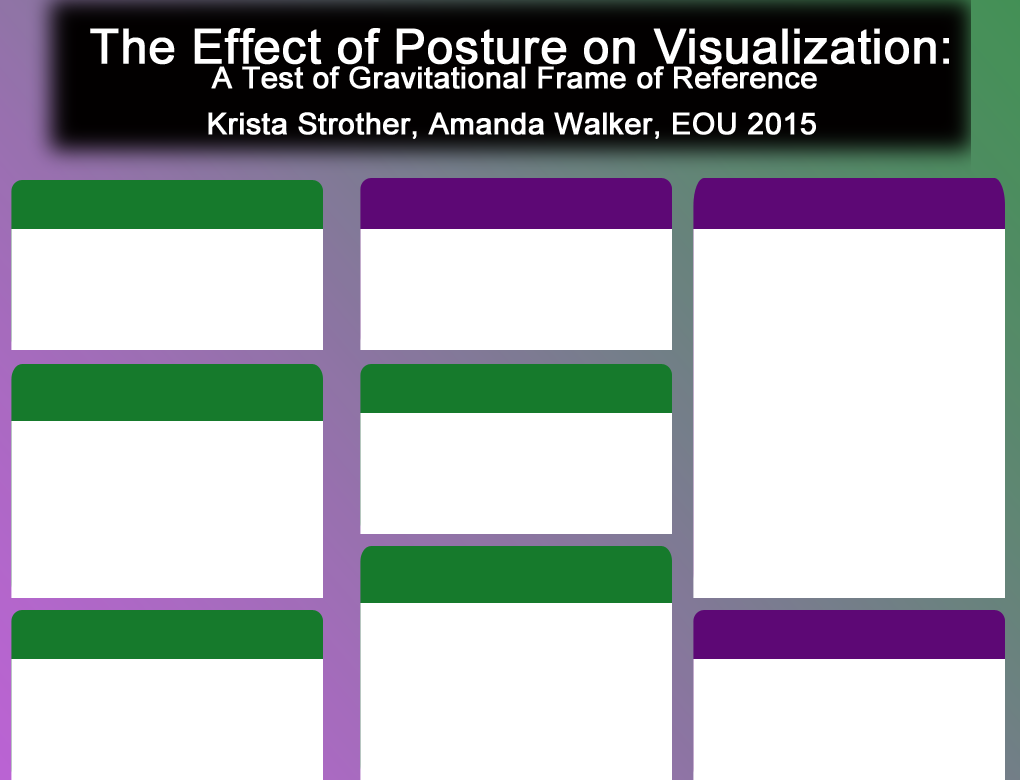
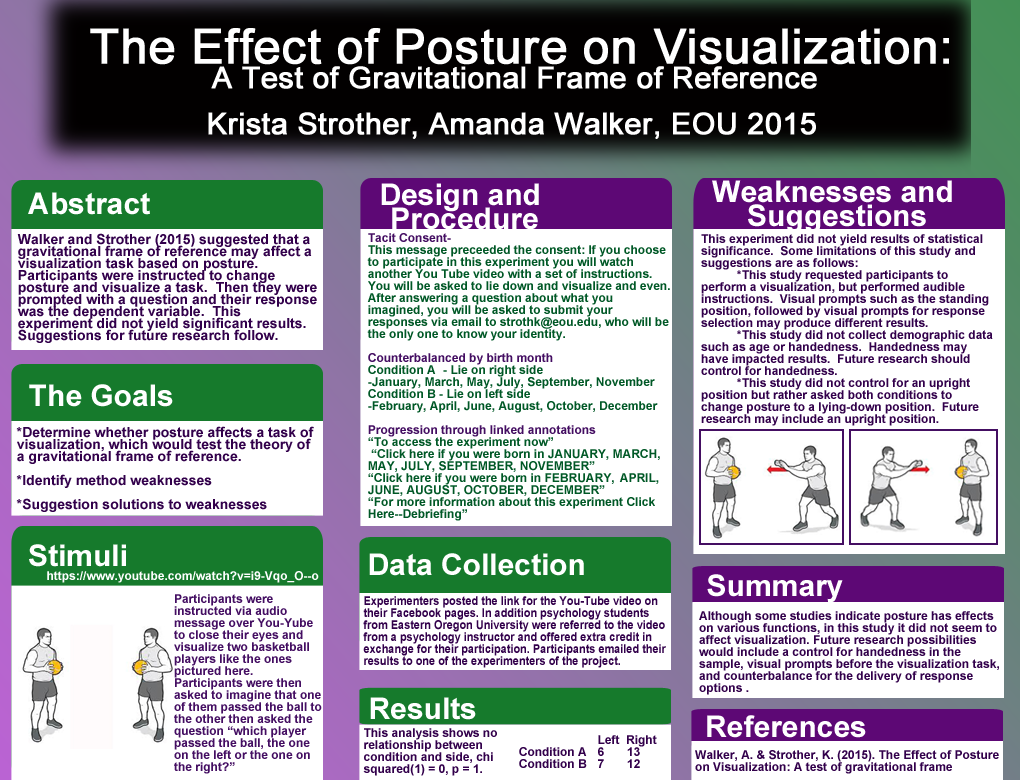
Before/after of a 1020x780 layered artwork. What changed in the layer stack:
added layer "Tacit Consent- This message preceeded the consent: If you choo" above "Krista Strother, Amanda Walker, EOU 2015" over [367, 233, 670, 521]
added layer "This experiment did not yield results of statistical significan" above "Experimenters posted the link for the You-Tube video on their F" over [701, 234, 993, 426]
added layer "Experimenters posted the link for the You-Tube video on their F" above "stancepassright.jpg" over [363, 596, 666, 668]
added layer "stancepasslesft.jpg" above "Participants were instructed via audio message over You-Yube to" over [699, 429, 998, 545]
added layer "Participants were instructed via audio message over You-Yube to" above "https://www.youtube.com/watch?v=i9-Vqo_O--o" over [174, 594, 322, 774]
added layer "*Determine whether posture affects a task of visualization, whi" above "Walker and Strother (2015) suggested that a gravitational frame" over [16, 426, 314, 512]
added layer "Walker and Strother (2015) suggested that a gravitational frame" above "Summary" over [17, 233, 317, 343]
painted on "content box copy" over [359, 603, 672, 780]
painted on "content box" over [11, 515, 323, 598]
painted on "content box2" over [11, 585, 323, 659]
painted on "intro contect box copy" over [359, 413, 672, 670]
added layer "Although some studies indicate posture has effects on various f" above "intro contect box copy 4" over [699, 611, 999, 695]
painted on "intro contect box copy 3" over [692, 602, 1005, 780]
painted on "intro contect box copy 2" over [360, 350, 672, 526]
painted on "Title box2 copy 2" over [693, 178, 1005, 598]
painted on "Title box2 copy" over [359, 546, 672, 780]
painted on "Title box2" over [11, 364, 323, 598]
painted on "title box 2" over [11, 526, 323, 774]
painted on "Title box" over [359, 364, 672, 647]
painted on "Title box 1 copy 2" over [692, 566, 1005, 780]
…and 19 more changes (17 added, 2 painted)
